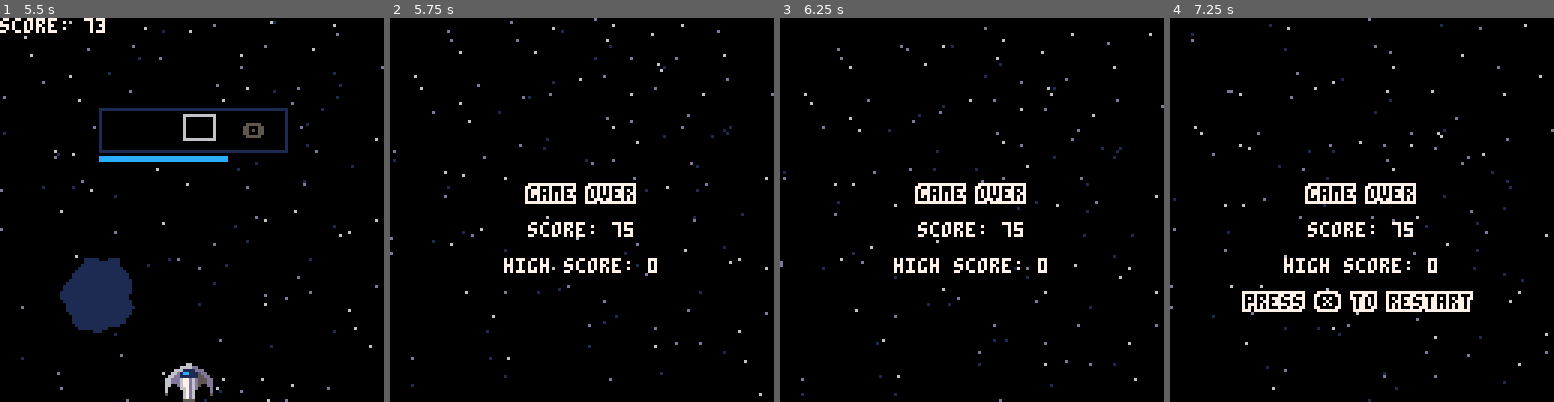
Above: before the commit, frames 1-4 (left to right).
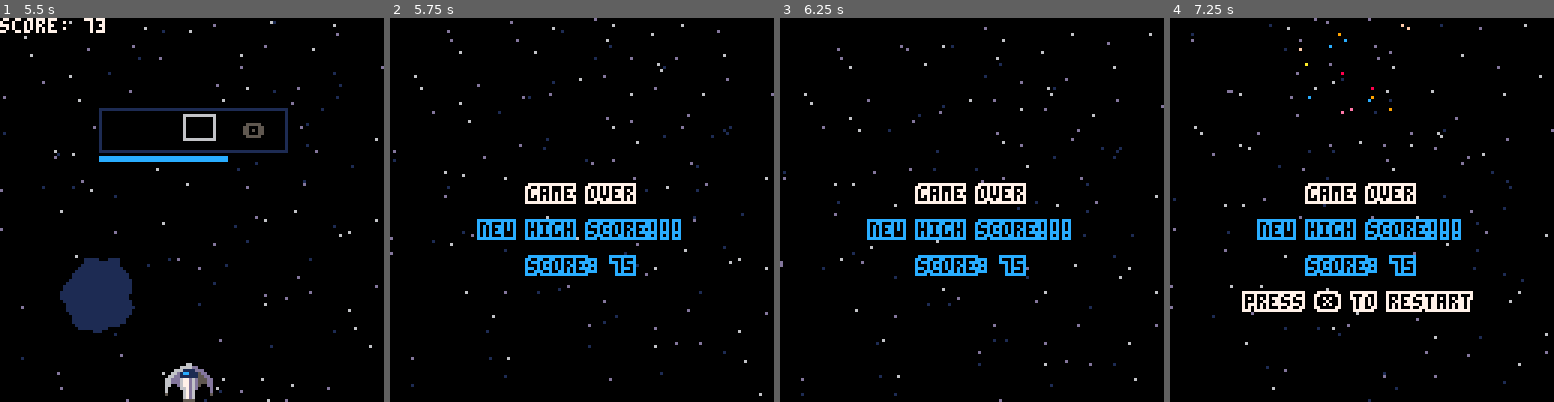
Above: after the commit, the same moments.

Repository: ryanford/EDM-Blastoff
Game: PICO-8 cartridge edmblastoff.p8
Same seed, same stepped clock (60 frames per second), same inputs: the game is played once before the commit and once after it.
Inputs:
- Up to frame 1 (5.5 s): tap X (X key) at 0.33, 1.07, 1.85, 2.97, 4.08, 5.2 s; tap O (Z key) at 0.7, 1.7, 2.1, 2.5, 2.9, 3.3, 3.7, 4.1, 4.5, 4.9, 5.3 s; hold Right 1.6-2.1 s; hold Up 2.15-2.42 s; hold Right 2.47-3.03 s; hold Left 3.08-3.58 s; hold Right 4.02-4.68 s; hold Up 4.73-5.03 s; hold Left from 5.08 s (still down)
- Up to frame 2 (5.75 s): release Left at 5.68 s; tap O (Z key) at 5.7 s
- Up to frame 3 (6.25 s): hold Right from 6.08 s (still down); tap O (Z key) at 6.1 s
- Up to frame 4 (7.25 s): tap X (X key) at 6.32 s; tap O (Z key) at 6.5, 6.9 s; release Right at 6.58 s; hold Right 6.63-7.13 s; hold Up from 7.18 s (still down)

Frame 1 is identical in both runs. In frame 2, 3.4% of the frame differs, in the area x 22-76%, y 52-68%; in frame 3, 3.4%; in frame 4, 3.6%, in the area x 22-76%, y 0-68%.

Commit message:
Fixed the overflow bug harder

Diff:
--- a/edmblastoff.p8
+++ b/edmblastoff.p8
@@ -6,7 +6,19 @@
   highscore = {}
   highscore.kscore=dget(0)
   highscore.hscore=dget(1)
-  highscore.display=dget(2)
+  highscore.display=""
+  if highscore.kscore>0 then
+    highscore.display=highscore.display .. highscore.kscore
+  end
+  if highscore.kscore>0 then
+    if highscore.hscore<100 then
+      highscore.display=highscore.display .. 0
+      if highscore.hscore<10 then
+        highscore.display=highscore.display .. 0
+      end
+    end
+  end
+  highscore.display=highscore.display .. flr(highscore.hscore)
   state={}
   if active then
     state.update=active_update
@@ -207,14 +219,12 @@
 function gameover()
   sfx(32)
   new_highscore = false
-  if highscore.kscore < score.kscore and highscore.hscore > score.hscore then
-    for key,value in pairs(highscore) do
-      highscore[key]=score[key]
-    end
+  if highscore.kscore < score.kscore or (highscore.kscore==score.kscore and highscore.hscore<score.hscore) then
+    highscore.kscore=score.kscore
+    highscore.hscore=flr(score.hscore)
     new_highscore = true
-    dset(0,highscore.kscore)
-    dset(1,highscore.hscore)
-    dset(2,highscore.display)
+    dset(0,score.kscore)
+    dset(1,flr(score.hscore))
   end
   timeout = 0
   active=true
@@ -662,12 +672,14 @@
   end
   if score.kscore>0 then
     score.display='' .. score.kscore
-  end
-  if score.kscore > 0 and score.hscore < 100 then
-    score.display=score.display..'0'
+    if score.hscore < 100 then
+      score.display=score.display..'0'
+    end
+    if score.hscore<10 then
+      score.display=score.display..'0'
+    end
   end
   score.display=score.display..flr(score.hscore)
-  printh("k: " .. score.kscore .. " h: " .. flr(score.hscore) .. " v: " .. score.display)
 end
 
 function draw_score()
Not shown, changed: edmblastoff.p8.png
Not shown, changed: main.js
